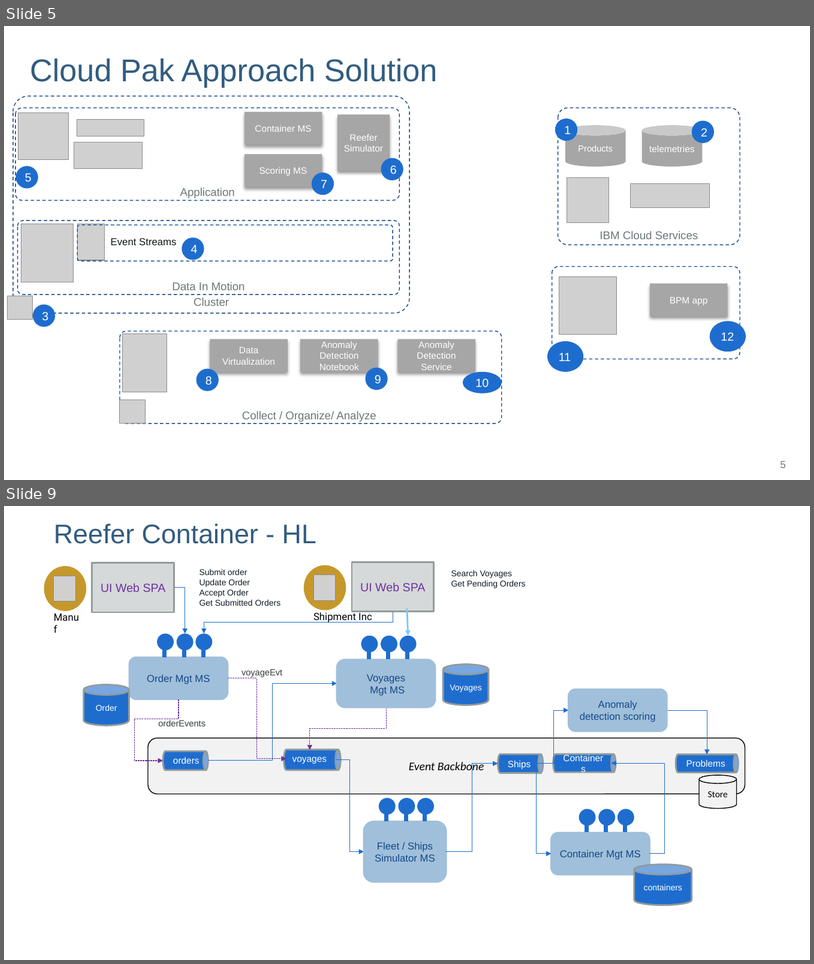
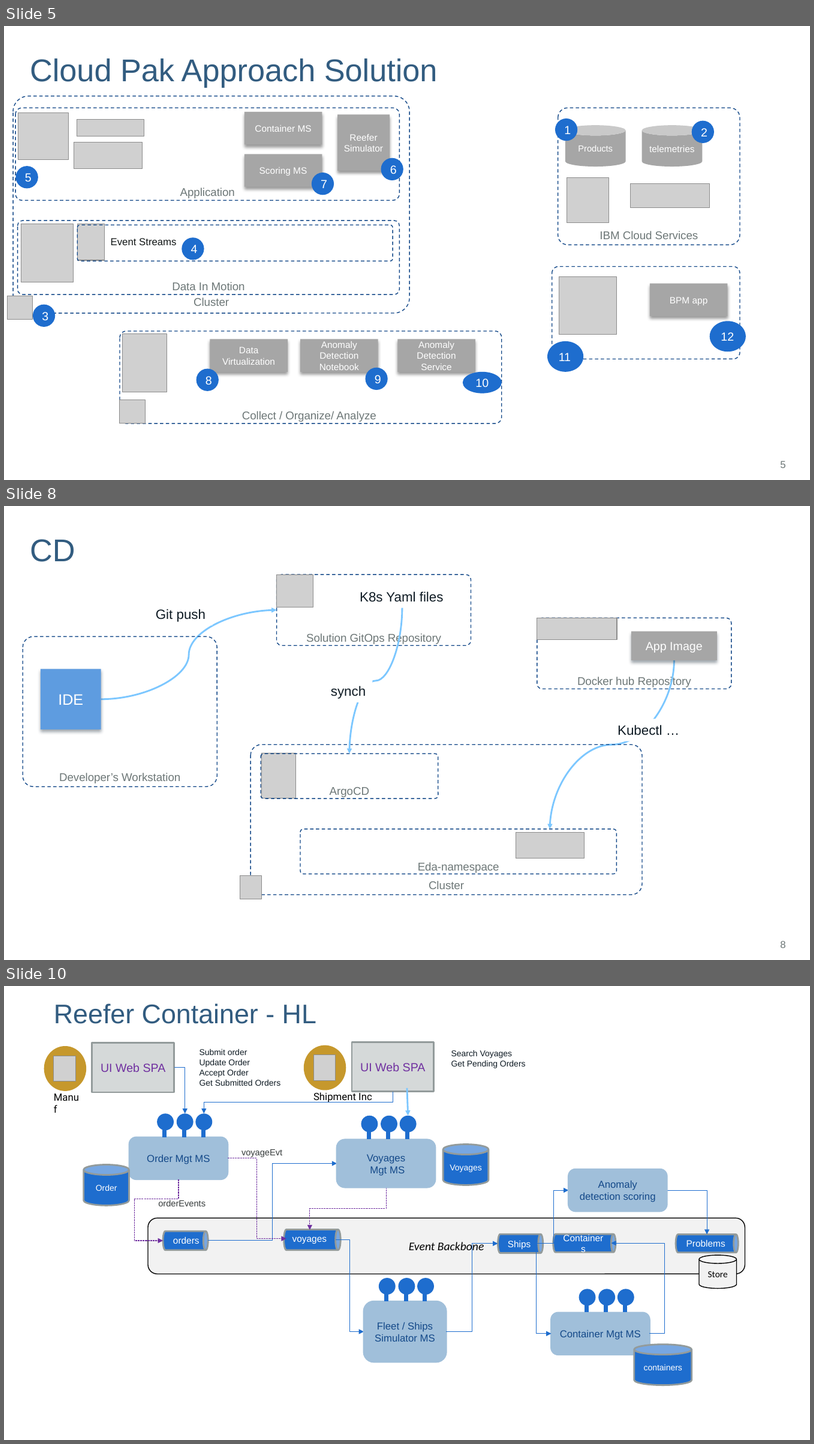
Before and after one commit to jbcodeforce/refarch-reefer-ml, a slide deck: diagrams.pptx. Shown one above the other, each under a label of ours: slides 5 and 9 before the commit, slides 5, 8 and 10 after it; the slides between them are not shown. The pictures are 814x964 and 814x1444 pixels, drawn with LibreOffice and Linux fonts; fonts in the diff are those of the drawing; grey boxes stand for pictures; background and template pictures are left out. Boxes give left, top, right and bottom in pixels: in the first picture for what was removed or moved away, otherwise in the second. Text is boxed around its words. In the diff, an @@ line names an element or a change of style, - is before the commit and + after.

```diff
--- a/diagrams.pptx
+++ b/diagrams.pptx
@@ slide 8 added at box(4, 506, 810, 960), background #FFFFFF @@
@@ title added at box(30, 539, 75, 562), 37.3 pt, text #325C80 @@
+CD
@@ rounded rectangle added at box(277, 574, 471, 645), outline #144989 1 pt dashed, 13.3 pt, text #6D7777 @@
+Solution GitOps Repository
@@ picture added at box(277, 574, 313, 607) @@
@@ text added at box(360, 591, 444, 602), 16 pt, text #0E1B24 @@
+K8s Yaml files
@@ curved arrow added from (101, 699) to (277, 610), #7CC7FF 2 pt @@
@@ text added at box(156, 609, 206, 622), 16 pt, text #0E1B24 @@
+Git push
@@ curved arrow added from (402, 607) to (350, 753), #7CC7FF 2 pt @@
@@ rounded rectangle added at box(537, 618, 732, 688), outline #144989 1 pt dashed, 13.3 pt, text #6D7777 @@
+Docker hub Repository
@@ picture added at box(537, 618, 617, 639) @@
@@ rectangle added at box(632, 631, 718, 660), fill #A6A6A6, 14 pt, text #FFFFFF @@
+App Image
@@ rounded rectangle added at box(23, 637, 217, 787), outline #144989 1 pt dashed, 13.3 pt, text #6D7777 @@
+Developer’s Workstation
@@ curved arrow added from (675, 660) to (550, 829), #7CC7FF 2 pt @@
@@ rectangle added at box(40, 669, 101, 729), fill #5E9CE0, 18 pt, text #FFFFFF @@
+IDE
@@ text added at box(331, 685, 366, 699), 16 pt, text #0E1B24 @@
+synch
@@ text added at box(618, 724, 662, 735), 16 pt, text #0E1B24 @@
+Kubectl …
@@ rounded rectangle added at box(251, 744, 643, 894), outline #144989 1 pt dashed, 13.3 pt, text #6D7777 @@
+Cluster
@@ rounded rectangle added at box(261, 753, 439, 798), outline #144989 1 pt dashed, 13.3 pt, text #6D7777 @@
+ArgoCD
@@ picture added at box(262, 753, 296, 798) @@
@@ rounded rectangle added at box(300, 829, 617, 874), outline #144989 1 pt dashed, 13.3 pt, text #6D7777 @@
+Eda-namespace
@@ picture added at box(516, 832, 585, 858) @@
@@ picture added at box(240, 876, 262, 899) @@
@@ page number added at box(780, 940, 786, 948), 12 pt, text #6D7777 @@
+8
@@ what was slide 9 is now slide 10 @@
```
Also in this commit, not shown: 1 other slide added, 1 slide removed, 36 other files.
